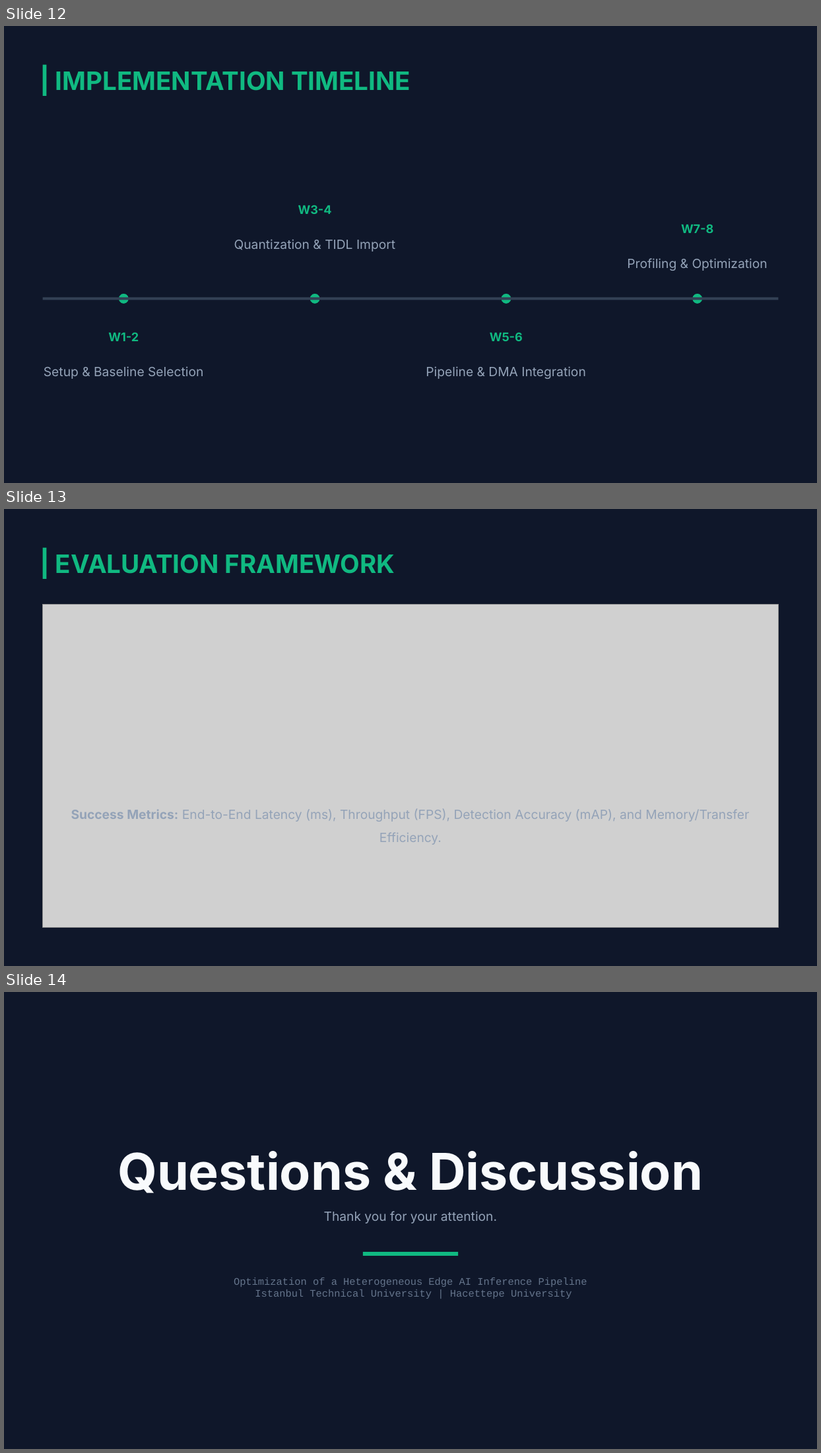
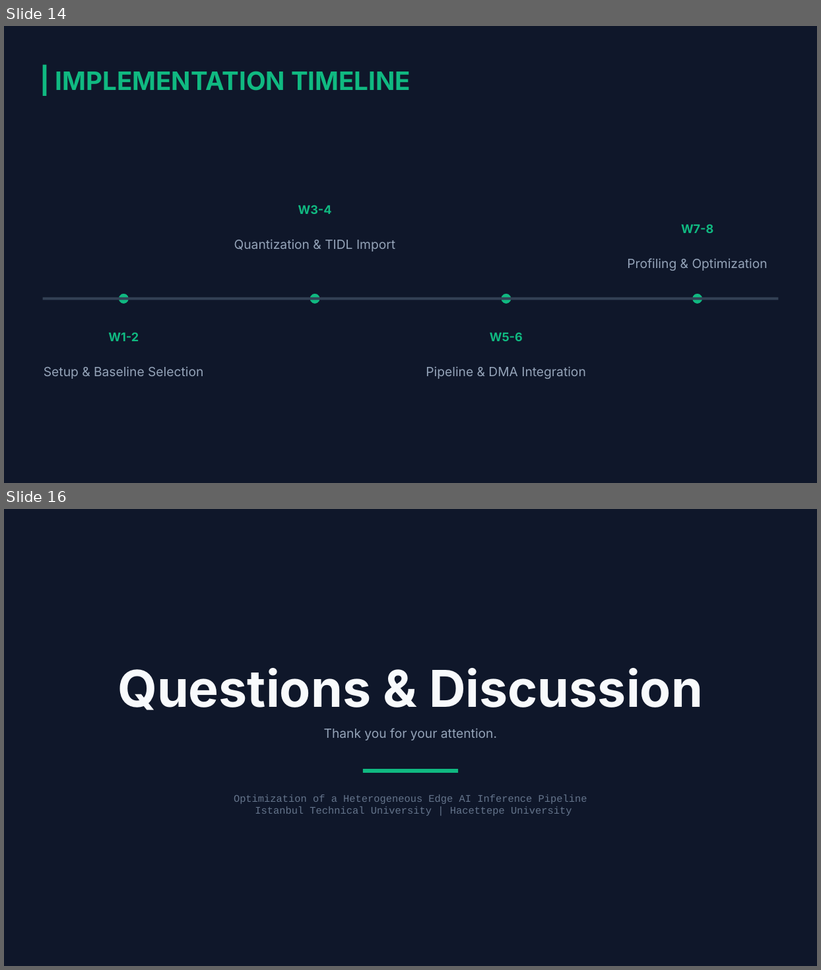
Before and after one commit to doganem/cmp720-embedded-system-development, a slide deck: midterm-presentation/Optimization of Edge AI on TDA4VM.pptx. Shown one above the other, each under a label of ours: slides 12, 13 and 14 before the commit, slides 14 and 16 after it; the slides between them are not shown. The pictures are 821x1453 and 821x970 pixels, drawn with LibreOffice and Linux fonts; fonts in the diff are those of the drawing; grey boxes stand for pictures; background and template pictures are left out. Boxes give left, top, right and bottom in pixels: in the first picture for what was removed or moved away, otherwise in the second. Text is boxed around its words. In the diff, an @@ line names an element or a change of style, - is before the commit and + after.

```diff
--- a/midterm-presentation/Optimization of Edge AI on TDA4VM.pptx
+++ b/midterm-presentation/Optimization of Edge AI on TDA4VM.pptx
@@ slide 13 removed at bbox=[4, 509, 817, 966], background picture (left out) @@
@@ rectangle removed at bbox=[43, 548, 47, 579] @@
@@ text removed at bbox=[55, 554, 395, 574] @@
-EVALUATION FRAMEWORK
@@ picture removed at bbox=[43, 604, 779, 927] @@
@@ text removed at bbox=[71, 809, 749, 845] @@
-Success Metrics: End-to-End Latency (ms), Throughput (FPS), Detection Accuracy (mAP), and Memory/Transfer Efficiency.
@@ what was slide 12 is now slide 14 @@
@@ what was slide 14 is now slide 16 @@
```
Also in this commit, not shown: 5 slides changed, 3 slides added, 1 other slide removed, 1 other file.
